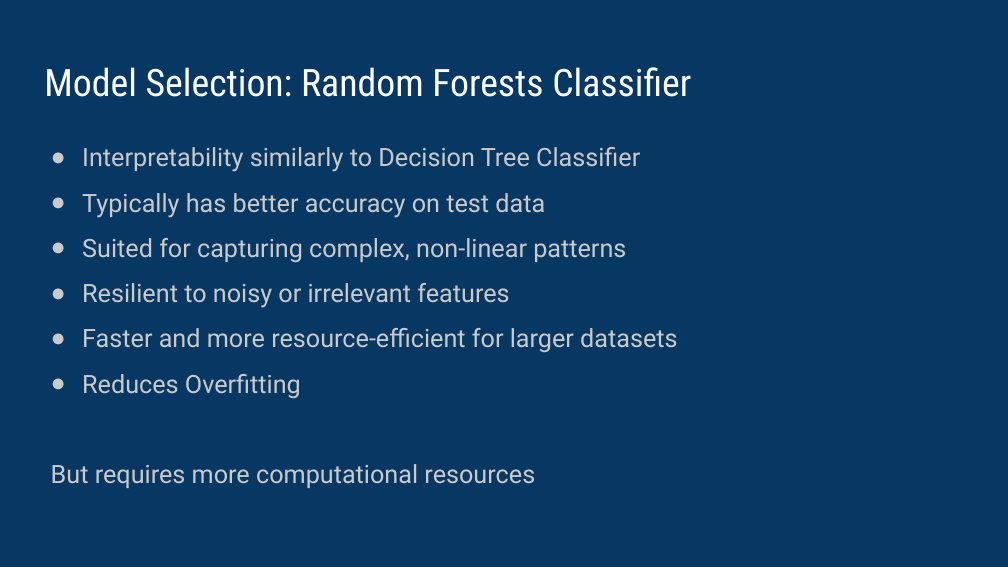
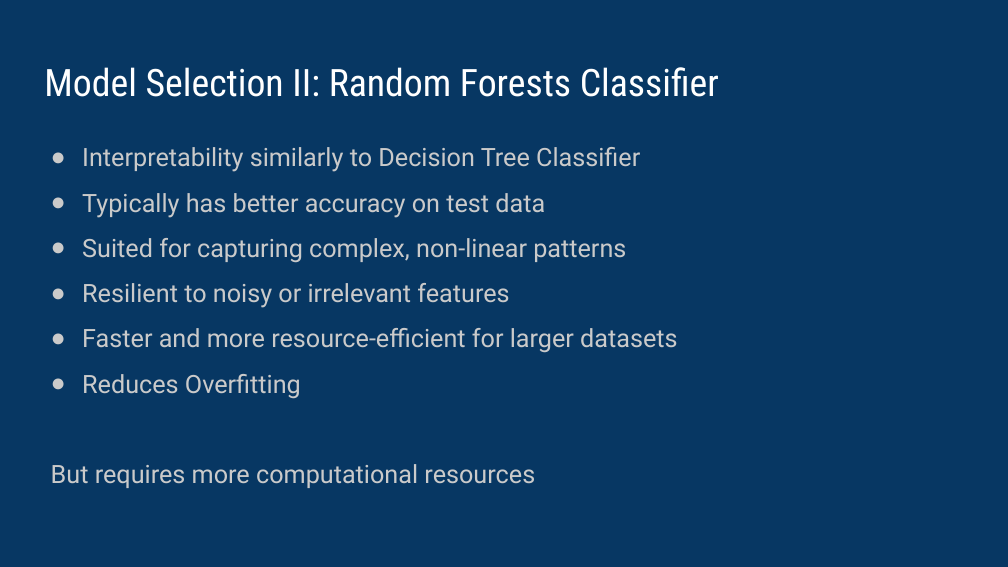
Before and after one commit to vipvivek15/CMPE_255_Final_Project, a slide deck: slide 8 of Final_presentation.pptx (slide 9 before the commit). Drawn at 1008x567 pixels with LibreOffice and Linux fonts; fonts in the diff are those of the drawing. Boxes give left, top, right and bottom in pixels: in the first picture for what was removed or moved away, otherwise in the second. Text is boxed around its words. In the diff, an @@ line names an element or a change of style, - is before the commit and + after.

```diff
--- a/Final_presentation.pptx
+++ b/Final_presentation.pptx
@@ title at bbox=[44, 67, 719, 97]: text changed @@
-Model Selection: Random Forests Classifier
+Model Selection II: Random Forests Classifier
```
Also in this commit, not shown: 11 other slides changed, 2 slides added, 1 slide removed.
